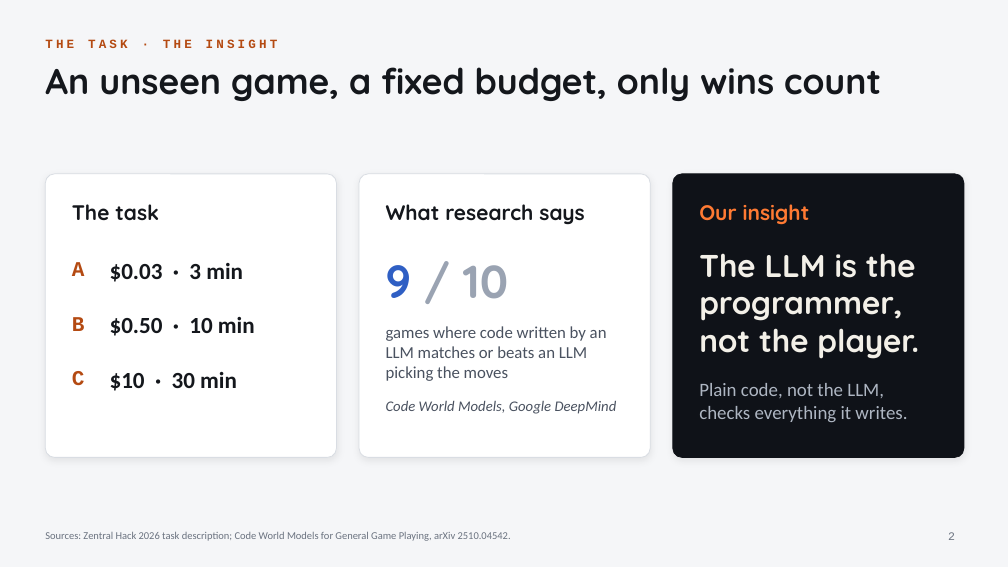
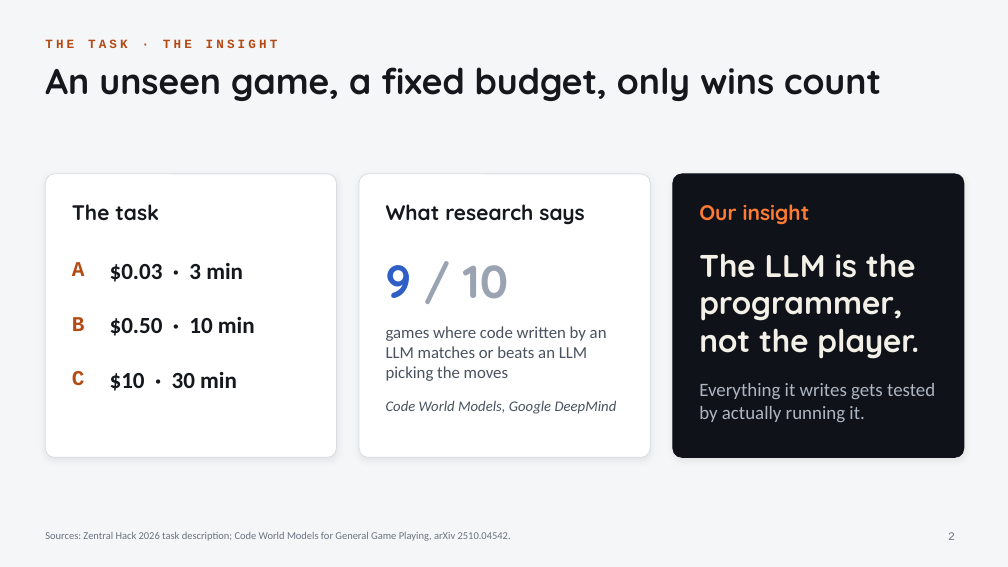
Before and after one commit to timoo-006/zentralhack-harness, a slide deck: slide 2 of docs/presentation/pitch.pptx. Drawn at 1008x567 pixels with LibreOffice and Linux fonts; fonts in the diff are those of the drawing. Boxes give left, top, right and bottom in pixels: in the first picture for what was removed or moved away, otherwise in the second. Text is boxed around its words. In the diff, an @@ line names an element or a change of style, - is before the commit and + after.

```diff
--- a/docs/presentation/pitch.pptx
+++ b/docs/presentation/pitch.pptx
@@ text at [699, 383, 935, 422]: text changed @@
-Plain code, not the LLM, checks everything it writes.
+Everything it writes gets tested by actually running it.
```
Also in this commit, not shown: 2 other files.
